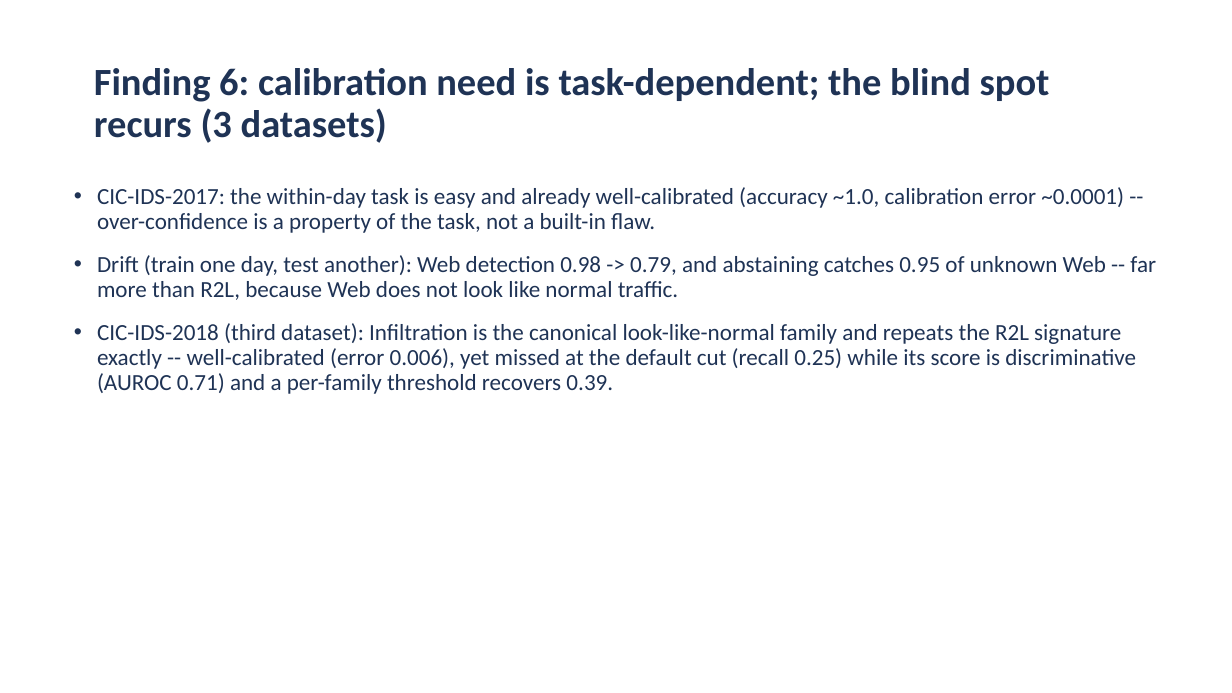
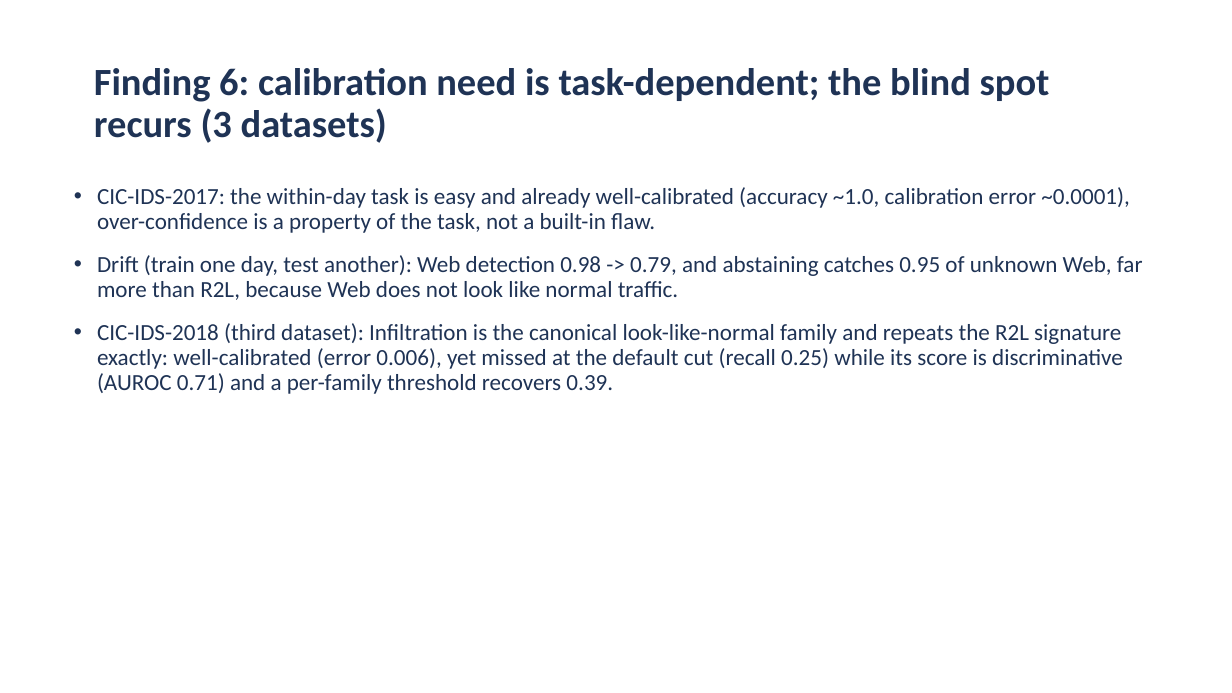
Before and after one commit to aiparallel0/chaoscrypt, a slide deck: slide 14 of papers/paper2-ids-selective/presentation.pptx. Drawn at 1232x693 pixels with LibreOffice and Linux fonts; fonts in the diff are those of the drawing; background and template pictures are left out. Boxes give left, top, right and bottom in pixels: in the first picture for what was removed or moved away, otherwise in the second. Text is boxed around its words. In the diff, an @@ line names an element or a change of style, - is before the commit and + after.

```diff
--- a/papers/paper2-ids-selective/presentation.pptx
+++ b/papers/paper2-ids-selective/presentation.pptx
@@ text at (97, 187, 1143, 394): text changed @@
-• CIC-IDS-2017: the within-day task is easy and already well-calibrated (accuracy ~1.0, calibration error ~0.0001) -- over-confidence is a property of the task, not a built-in flaw.
-• Drift (train one day, test another): Web detection 0.98 -> 0.79, and abstaining catches 0.95 of unknown Web -- far more than R2L, because Web does not look like normal traffic.
-• CIC-IDS-2018 (third dataset): Infiltration is the canonical look-like-normal family and repeats the R2L signature exactly -- well-calibrated (error 0.006), yet missed at the default cut (recall 0.25) while its score is discriminative (AUROC 0.71) and a per-family threshold recovers 0.39.
+• CIC-IDS-2017: the within-day task is easy and already well-calibrated (accuracy ~1.0, calibration error ~0.0001), over-confidence is a property of the task, not a built-in flaw.
+• Drift (train one day, test another): Web detection 0.98 -> 0.79, and abstaining catches 0.95 of unknown Web, far more than R2L, because Web does not look like normal traffic.
+• CIC-IDS-2018 (third dataset): Infiltration is the canonical look-like-normal family and repeats the R2L signature exactly: well-calibrated (error 0.006), yet missed at the default cut (recall 0.25) while its score is discriminative (AUROC 0.71) and a per-family threshold recovers 0.39.
```
Also in this commit, not shown: 15 other slides changed, 6 other files.
